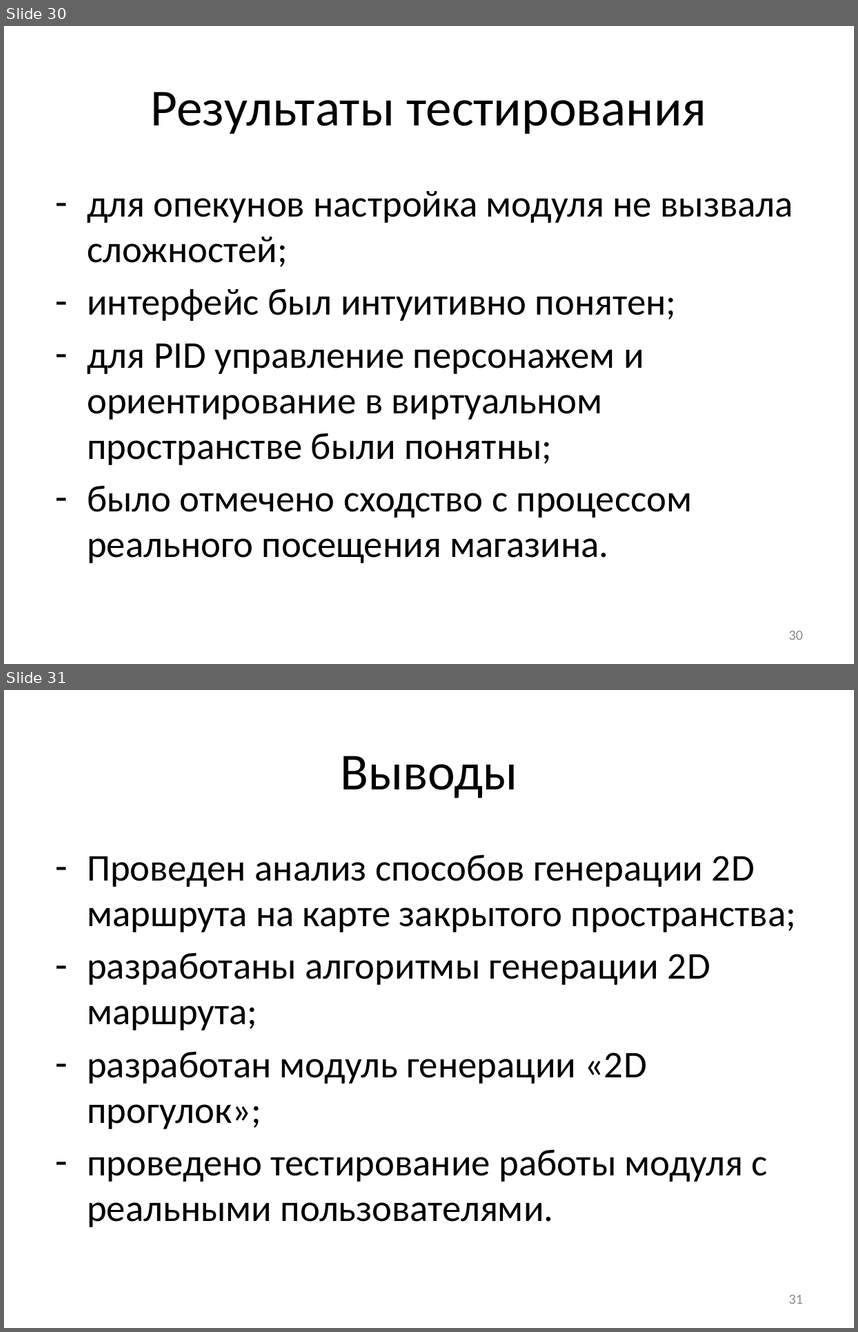
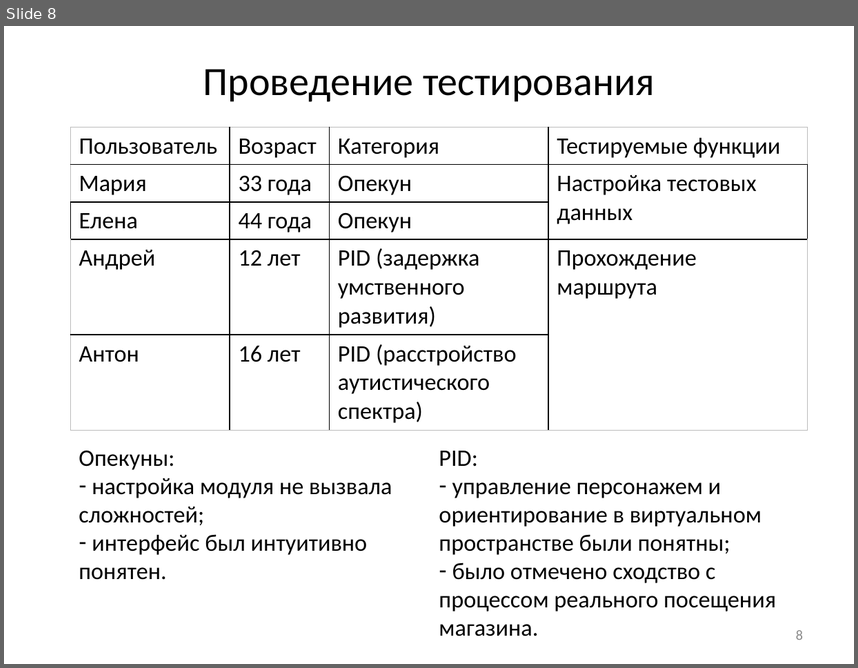
Before and after one commit to Dormou/2D-walkthrough-module, a slide deck: Documents/Волосникова И.А..pptx. Shown one above the other, each under a label of ours: slides 30 and 31 before the commit, slide 8 after it. The pictures are 858x1332 and 858x668 pixels, drawn with LibreOffice and Linux fonts; fonts in the diff are those of the drawing. Boxes give left, top, right and bottom in pixels: in the first picture for what was removed or moved away, otherwise in the second. Text is boxed around its words. In the diff, an @@ line names an element or a change of style, - is before the commit and + after.

```diff
--- a/Documents/Волосникова И.А..pptx
+++ b/Documents/Волосникова И.А..pptx
@@ slide 31 removed at bbox=[4, 690, 854, 1328], background #FFFFFF @@
@@ title removed at bbox=[340, 756, 517, 798] @@
-Выводы
@@ text removed at bbox=[87, 854, 796, 1227] @@
-– Проведен анализ способов генерации 2D маршрута на карте закрытого пространства;
-– разработаны алгоритмы генерации 2D маршрута;
-– разработан модуль генерации «2D прогулок»;
-– проведено тестирование работы модуля с реальными пользователями.
@@ page number removed at bbox=[789, 1294, 803, 1303] @@
-31
@@ what was slide 30 is now slide 8 @@
@@ slide 8 changed as well @@
@@ title at bbox=[203, 69, 655, 102]: text changed; size 44 to 34 pt @@
-Результаты тестирования
+Проведение тестирования
@@ table added at bbox=[70, 127, 808, 426], 5 rows, 4 columns @@
+Пользователь | Возраст | Категория | Тестируемые функции
+Мария | 33 года | Опекун | Настройка тестовых данных
+Елена | 44 года | Опекун | 
+Андрей | 12 лет | PID (задержка умственного развития) | Прохождение маршрута
+Антон | 16 лет | PID (расстройство аутистического спектра) | 
@@ text "Опекуны:": place and size @@
-text "Опекуны:" at bbox=[87, 191, 793, 563]
+text "Опекуны:" at bbox=[79, 450, 776, 636]
@@ text "Опекуны:" at bbox=[79, 450, 776, 636]: columns 1 to 2 @@
@@ text at bbox=[79, 450, 762, 579]: text changed; size 32 to 20 pt @@
-– для опекунов настройка модуля не вызвала сложностей;
-– интерфейс был интуитивно понятен;
-– для PID управление персонажем и ориентирование в виртуальном пространстве были понятны;
+Опекуны:
+– настройка модуля не вызвала сложностей;
+– интерфейс был интуитивно понятен.
+PID:
+– управление персонажем и ориентирование в виртуальном пространстве были понятны;
@@ text at bbox=[439, 562, 776, 636]: size 32 to 20 pt in "было отмечено сходство с процессом реального посещения ..."; indent changed; less space between paragraphs @@
@@ page number at bbox=[796, 630, 803, 639]: text changed @@
-30
+8
```
Also in this commit, not shown: 5 other slides changed, 4 slides added, 25 other slides removed, 33 other files.
